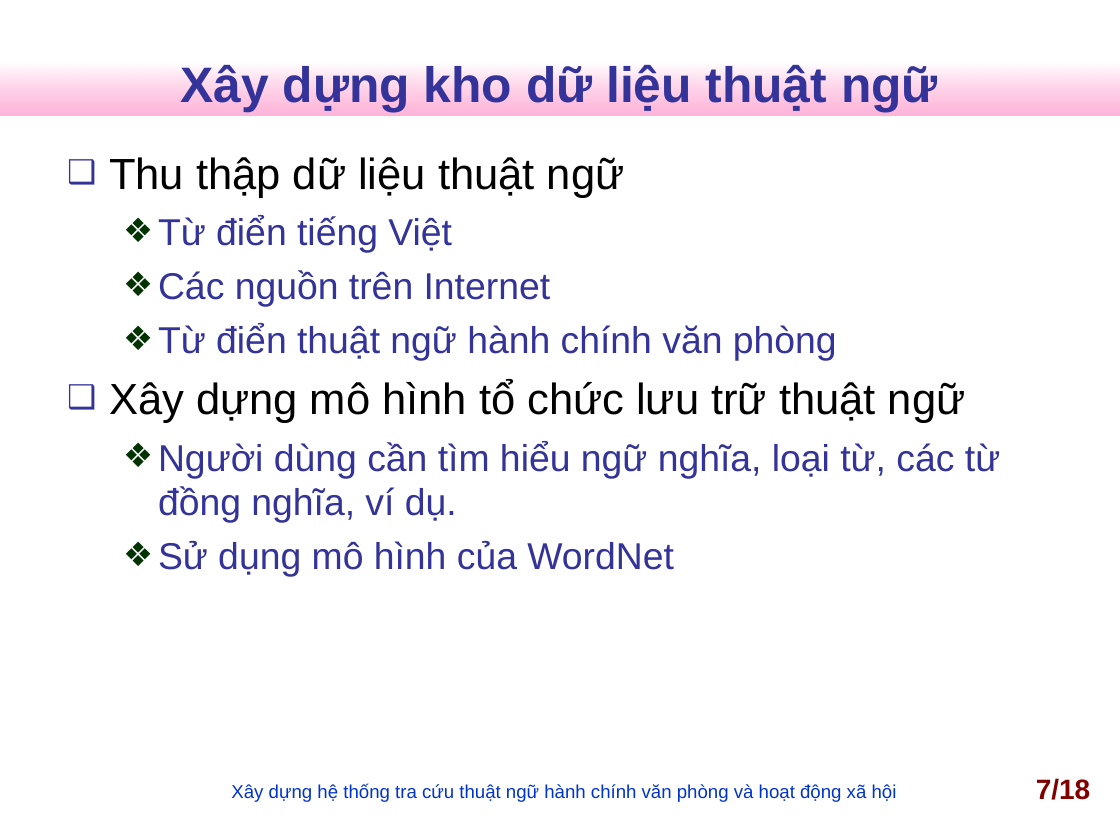
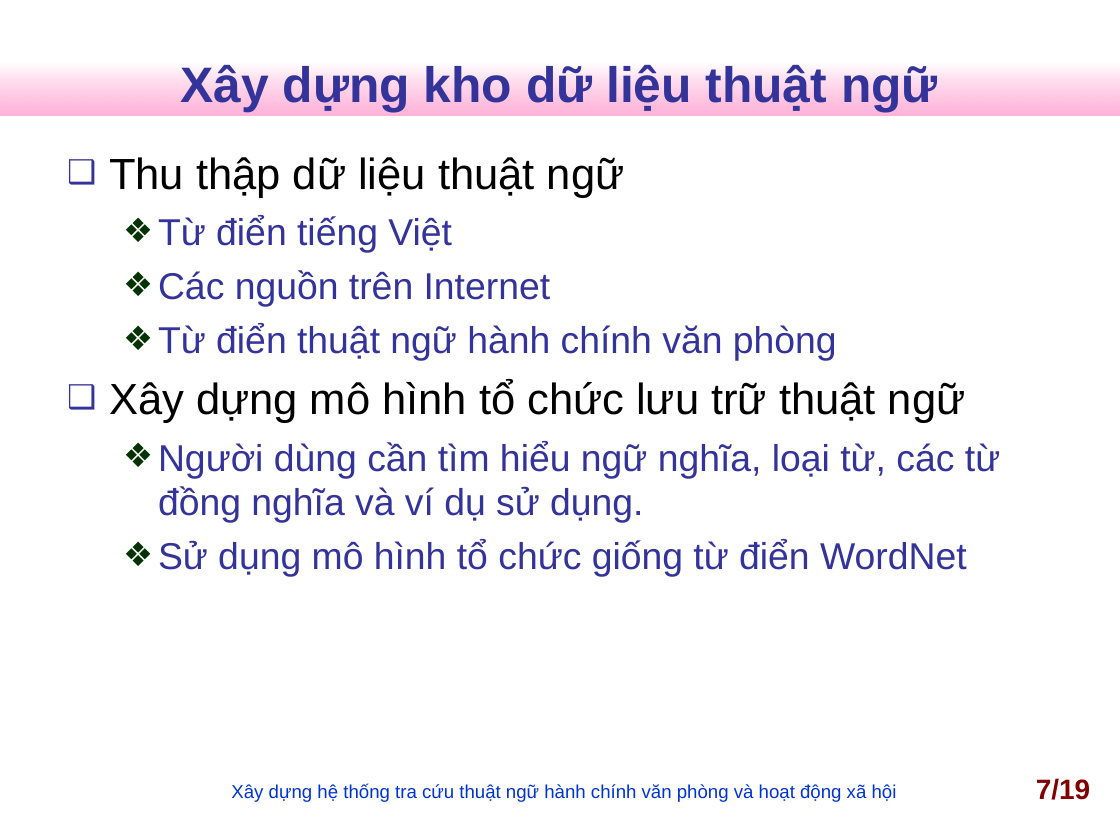
Before and after one commit to nguyentk90/tra-cuu-thuat-ngu-hanh-chinh, a slide deck: slide 7 of Documents/slideN2013.ppt. Drawn at 1120x840 pixels with LibreOffice and Linux fonts; fonts in the diff are those of the drawing; background and template pictures are left out. Boxes give left, top, right and bottom in pixels: in the first picture for what was removed or moved away, otherwise in the second. Text is boxed around its words. In the diff, an @@ line names an element or a change of style, - is before the commit and + after.

```diff
--- a/Documents/slideN2013.ppt
+++ b/Documents/slideN2013.ppt
@@ text at (x1=158, y1=441, x2=1000, y2=577): text changed @@
-  ❖ Người dùng cần tìm hiểu ngữ nghĩa, loại từ, các từ đồng nghĩa, ví dụ.
-  ❖ Sử dụng mô hình của WordNet
+  ❖ Người dùng cần tìm hiểu ngữ nghĩa, loại từ, các từ đồng nghĩa và ví dụ sử dụng.
+  ❖ Sử dụng mô hình tổ chức giống từ điển WordNet
@@ page number at (x1=1036, y1=778, x2=1090, y2=800): text changed @@
-7/18
+7/19
```
Also in this commit, not shown: 6 other slides changed, 1 slide added, 1 slide removed.
